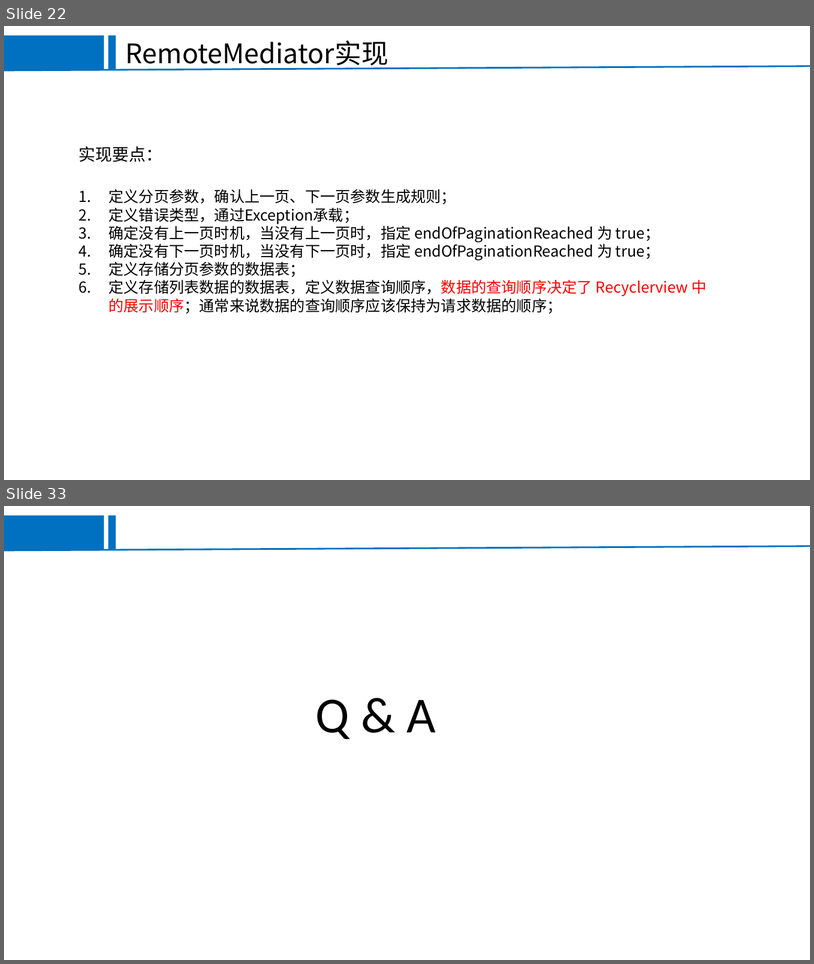
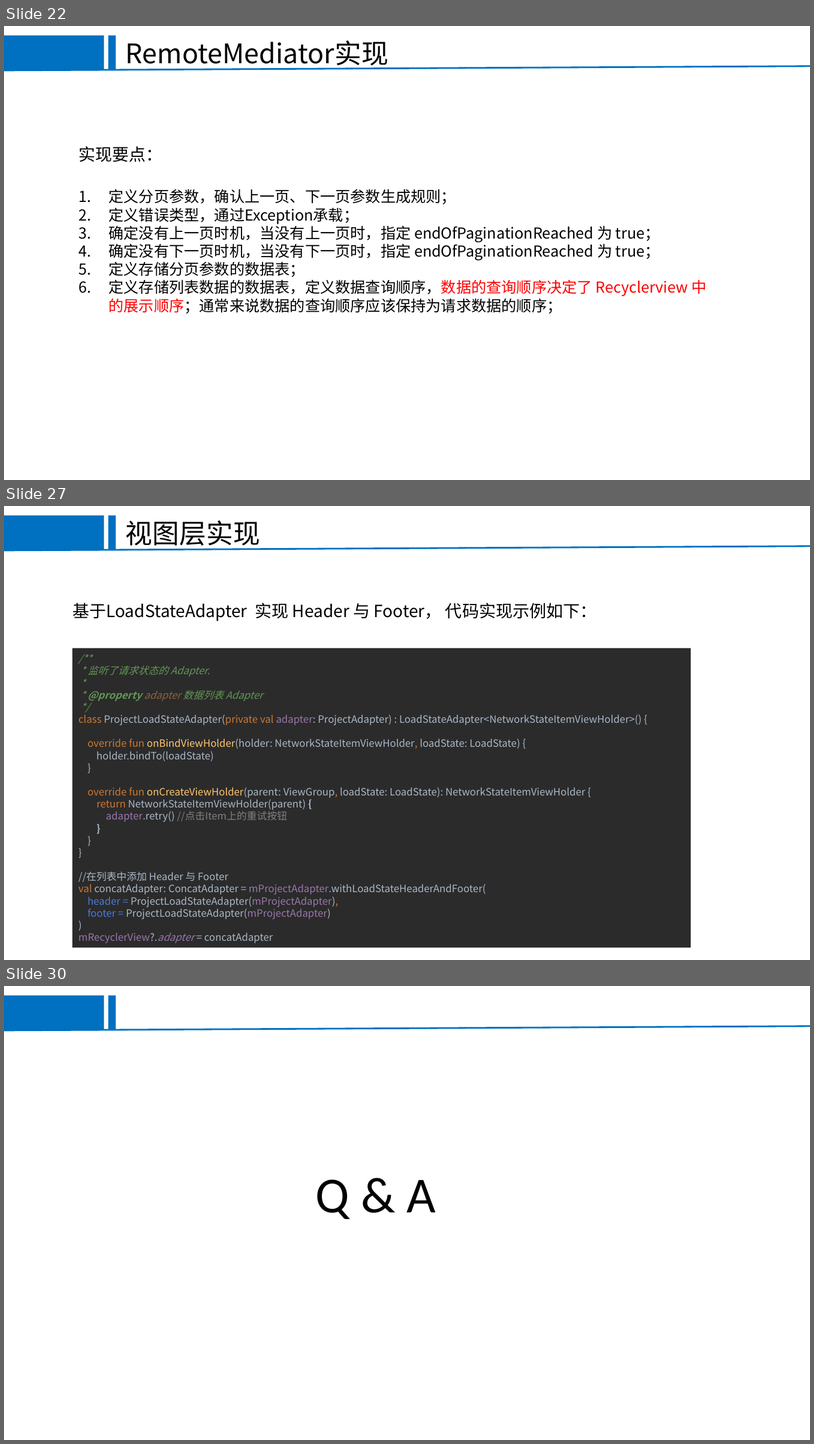
Before and after one commit to EricHyh/KtDemoCollection, a slide deck: paging3demo/Paging.ppt. Shown one above the other, each under a label of ours: slides 22 and 33 before the commit, slides 22, 27 and 30 after it; the slides between them are not shown. The pictures are 814x964 and 814x1444 pixels, drawn with LibreOffice and Linux fonts; fonts in the diff are those of the drawing; background and template pictures are left out. Boxes give left, top, right and bottom in pixels: in the first picture for what was removed or moved away, otherwise in the second. Text is boxed around its words. In the diff, an @@ line names an element or a change of style, - is before the commit and + after.

```diff
--- a/paging3demo/Paging.ppt
+++ b/paging3demo/Paging.ppt
@@ slide 27 added at (4, 506, 810, 960), background #FFFFFF; not listed: 3 template elements that a slide beside it also shows @@
@@ text added at (126, 520, 260, 550), 32 pt, text #000000 @@
+视图层实现
@@ text added at (72, 603, 597, 621), 20 pt, text #000000 @@
+基于LoadStateAdapter 实现 Header 与 Footer， 代码实现示例如下：
@@ rectangle added at (72, 648, 691, 948), fill #2B2B2B, 12 pt, text #A9B7C6 @@
+/**
+* 监听了请求状态的 Adapter.
+*
+* @property adapter 数据列表 Adapter
+*/
+class ProjectLoadStateAdapter(private val adapter: ProjectAdapter) : LoadStateAdapter<NetworkStateItemViewHolder>() {
+override fun onBindViewHolder(holder: NetworkStateItemViewHolder, loadState: LoadState) {
+holder.bindTo(loadState)
+}
+override fun onCreateViewHolder(parent: ViewGroup, loadState: LoadState): NetworkStateItemViewHolder {
+return NetworkStateItemViewHolder(parent) {
+adapter.retry() //点击Item上的重试按钮
+}
+}
+}
+//在列表中添加 Header 与 Footer
+val concatAdapter: ConcatAdapter = mProjectAdapter.withLoadStateHeaderAndFooter(
+header = ProjectLoadStateAdapter(mProjectAdapter),
+footer = ProjectLoadStateAdapter(mProjectAdapter)
+)
+mRecyclerView?.adapter = concatAdapter
@@ what was slide 33 is now slide 30 @@
```
Also in this commit, not shown: 5 slides changed, 5 other slides added, 9 slides removed, 4 other files.
